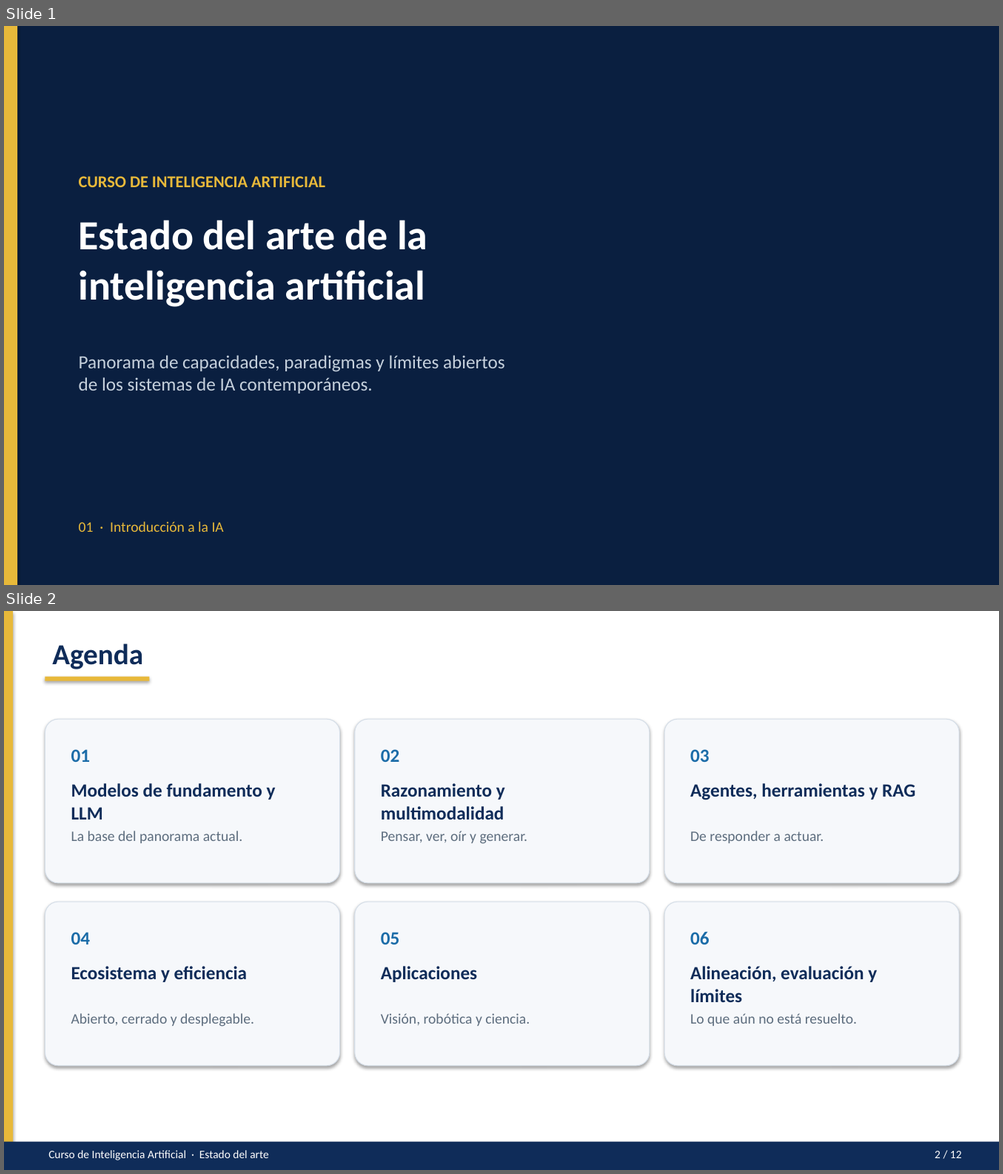
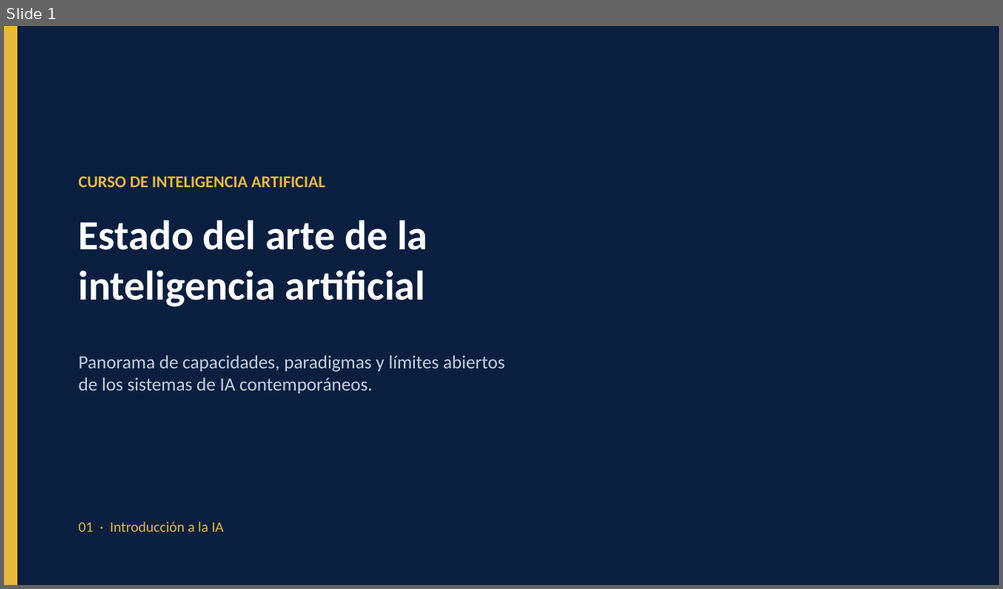
Before and after one commit to S-Shino-S/Inteligencia_Artificial-VictorUc, a slide deck: Conceptos Básicos de IA/PPTXs/estado-del-arte.pptx. Shown one above the other, each under a label of ours: slides 1 and 2 before the commit, slide 1 after it. The pictures are 1003x1174 and 1003x589 pixels, drawn with LibreOffice and Linux fonts; fonts in the diff are those of the drawing. Boxes give left, top, right and bottom in pixels: in the first picture for what was removed or moved away, otherwise in the second. Text is boxed around its words. In the diff, an @@ line names an element or a change of style, - is before the commit and + after.

```diff
--- a/Conceptos Básicos de IA/PPTXs/estado-del-arte.pptx
+++ b/Conceptos Básicos de IA/PPTXs/estado-del-arte.pptx
@@ slide 2 removed at (4, 611, 999, 1170), background #FFFFFF @@
@@ rectangle removed at (4, 611, 999, 1170) @@
@@ rectangle removed at (4, 611, 13, 1170) @@
@@ text removed at (52, 644, 143, 669) @@
-Agenda
@@ rectangle removed at (45, 677, 150, 681) @@
@@ rounded rectangle removed at (45, 719, 340, 883) @@
@@ rounded rectangle removed at (355, 719, 649, 883) @@
@@ rounded rectangle removed at (664, 719, 959, 883) @@
@@ text removed at (71, 749, 91, 762) @@
-01
@@ text removed at (381, 749, 400, 762) @@
-02
@@ text removed at (690, 749, 709, 762) @@
-03
@@ text removed at (71, 783, 276, 820) @@
-Modelos de fundamento y LLM
@@ text removed at (381, 783, 505, 820) @@
-Razonamiento y multimodalidad
@@ text removed at (690, 783, 915, 800) @@
-Agentes, herramientas y RAG
@@ text removed at (71, 831, 242, 843) @@
-La base del panorama actual.
@@ text removed at (381, 831, 528, 844) @@
-Pensar, ver, oír y generar.
@@ text removed at (690, 831, 824, 843) @@
-De responder a actuar.
@@ rounded rectangle removed at (45, 902, 340, 1066) @@
@@ rounded rectangle removed at (355, 902, 649, 1066) @@
@@ rounded rectangle removed at (664, 902, 959, 1066) @@
@@ text removed at (71, 932, 91, 945) @@
-04
@@ text removed at (381, 932, 400, 945) @@
-05
@@ text removed at (690, 931, 709, 945) @@
-06
@@ text removed at (71, 966, 247, 982) @@
-Ecosistema y eficiencia
@@ text removed at (381, 966, 477, 982) @@
-Aplicaciones
@@ text removed at (690, 966, 876, 1002) @@
-Alineación, evaluación y límites
@@ text removed at (71, 1014, 254, 1027) @@
-Abierto, cerrado y desplegable.
@@ text removed at (381, 1014, 529, 1026) @@
-Visión, robótica y ciencia.
@@ text removed at (690, 1014, 856, 1026) @@
-Lo que aún no está resuelto.
@@ rectangle removed at (4, 1142, 999, 1170) @@
@@ text removed at (48, 1150, 268, 1161) @@
-Curso de Inteligencia Artificial · Estado del arte
@@ text removed at (934, 1151, 962, 1159) @@
-2 / 12
```
Also in this commit, not shown: 7 slides changed, 2 slides added, 1 other slide removed, 1 other file.
